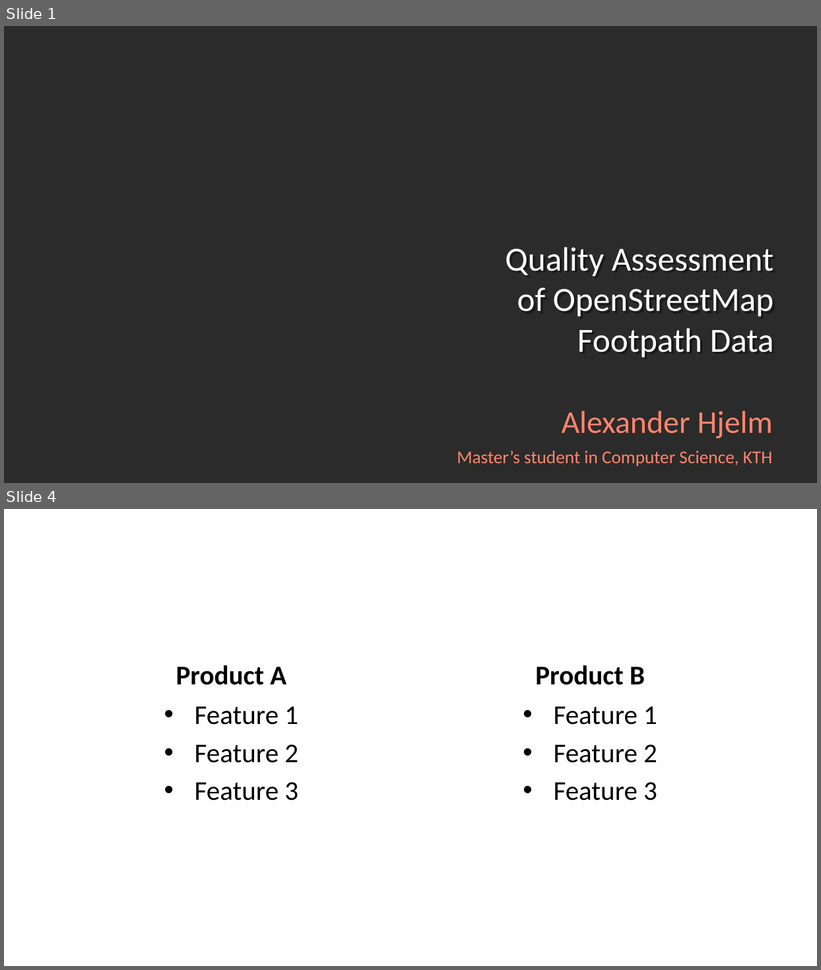
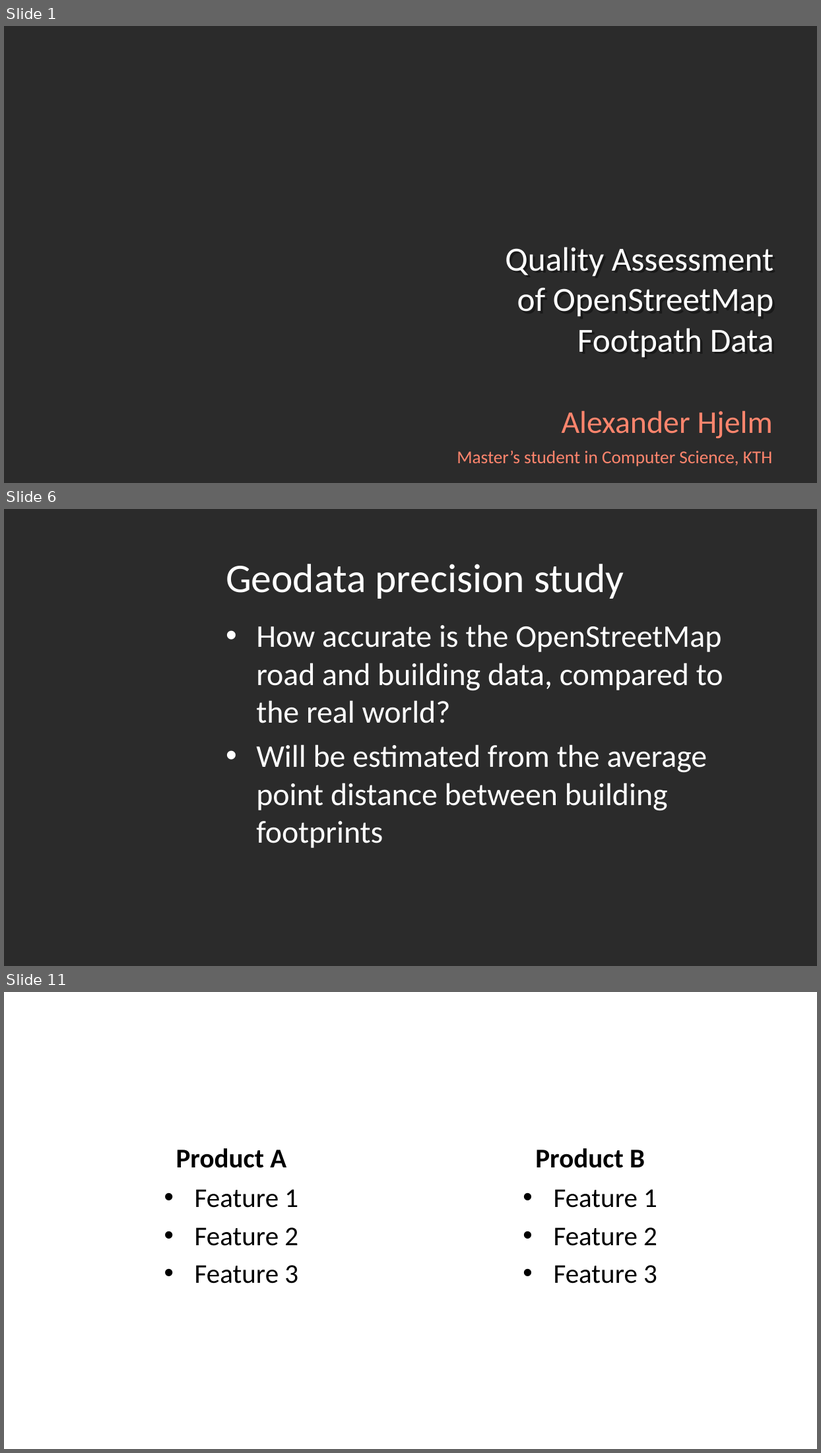
Before and after one commit to Alexander-Hjelm/footpath-planning, a slide deck: presentation/presentation.odp. Shown one above the other, each under a label of ours: slides 1 and 4 before the commit, slides 1, 6 and 11 after it; the slides between them are not shown. The pictures are 821x970 and 821x1453 pixels, drawn with LibreOffice and Linux fonts; fonts in the diff are those of the drawing; background and template pictures are left out; a plain dark background stands for a picture behind light text. Boxes give left, top, right and bottom in pixels: in the first picture for what was removed or moved away, otherwise in the second. Text is boxed around its words. In the diff, an @@ line names an element or a change of style, - is before the commit and + after.

Commit message:
Presentation, make introduction and accuracy study slides

```diff
--- a/presentation/presentation.odp
+++ b/presentation/presentation.odp
@@ slide 6 added at bbox=[4, 509, 817, 966], background picture (left out) @@
@@ title added at bbox=[226, 564, 624, 599], 36 pt, text #FFFFFF @@
+Geodata precision study
@@ text added at bbox=[256, 625, 723, 848], 28 pt, text #FFFFFF @@
+• How accurate is the OpenStreetMap road and building data, compared to the real world?
+• Will be estimated from the average point distance between building footprints
@@ what was slide 4 is now slide 11 @@
```
Also in this commit, not shown: 8 other slides added, 2 slides removed, 2 other files.
